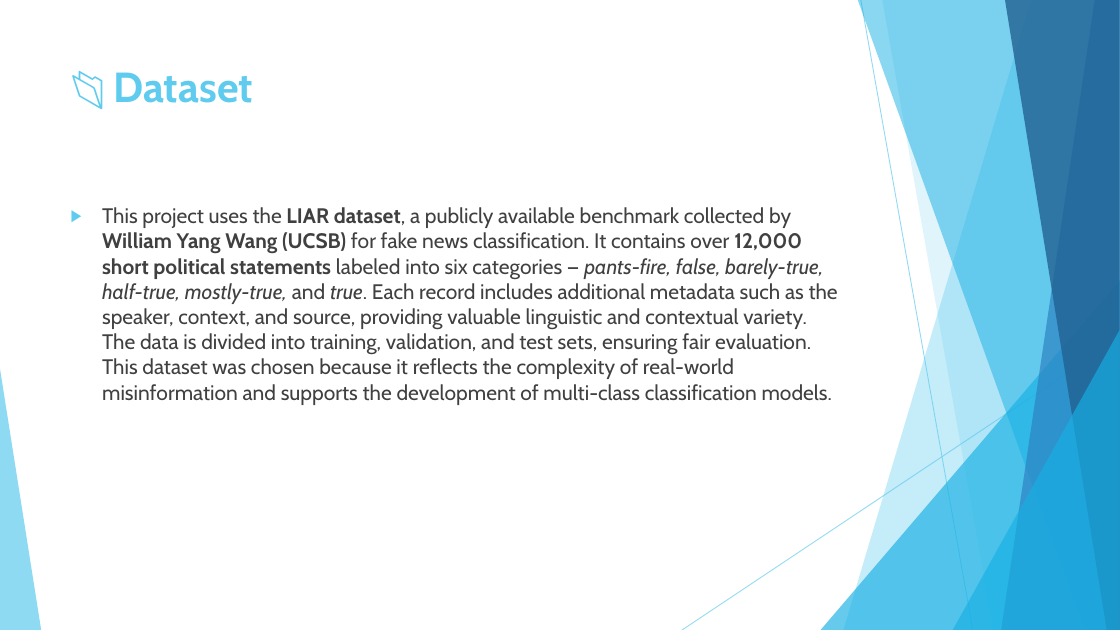
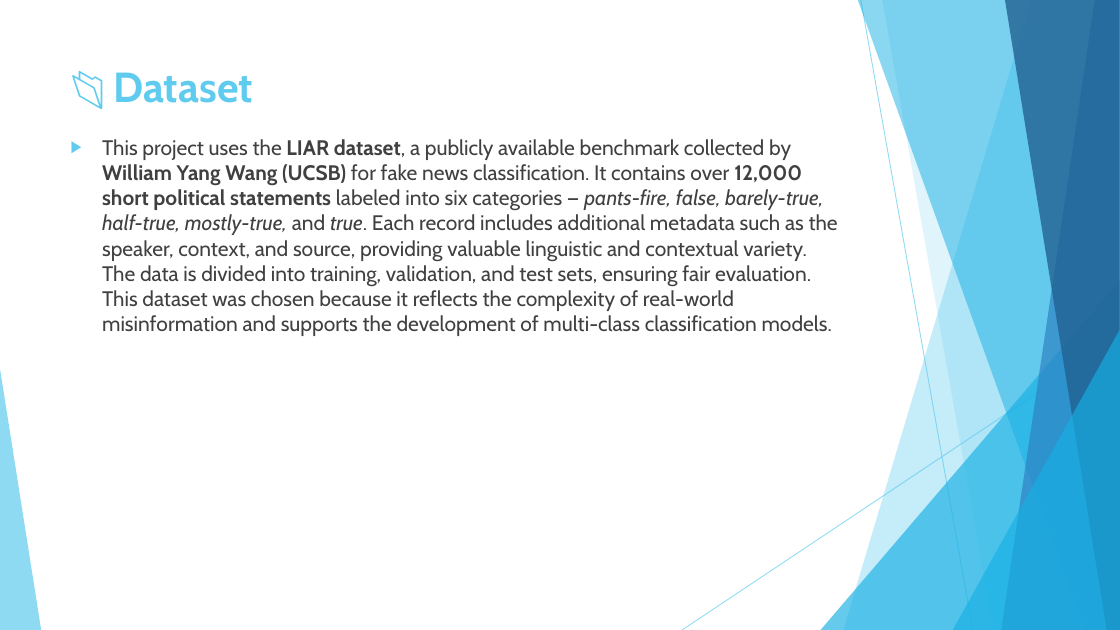
Before and after one commit to MohammedRaghib/Capstone-Project-ML2, a slide deck: slide 3 of Imposter.pptx. Drawn at 1120x630 pixels with LibreOffice and Linux fonts; fonts in the diff are those of the drawing. Boxes give left, top, right and bottom in pixels: in the first picture for what was removed or moved away, otherwise in the second. Text is boxed around its words. In the diff, an @@ line names an element or a change of style, - is before the commit and + after.

```diff
--- a/Imposter.pptx
+++ b/Imposter.pptx
@@ text "This project uses the LIAR ...": place and size @@
-text "This project uses the LIAR ..." at (102, 207, 838, 405)
+text "This project uses the LIAR ..." at (102, 139, 838, 336)
```
Also in this commit, not shown: 3 other slides changed, 4 slides added, 3 other files.
